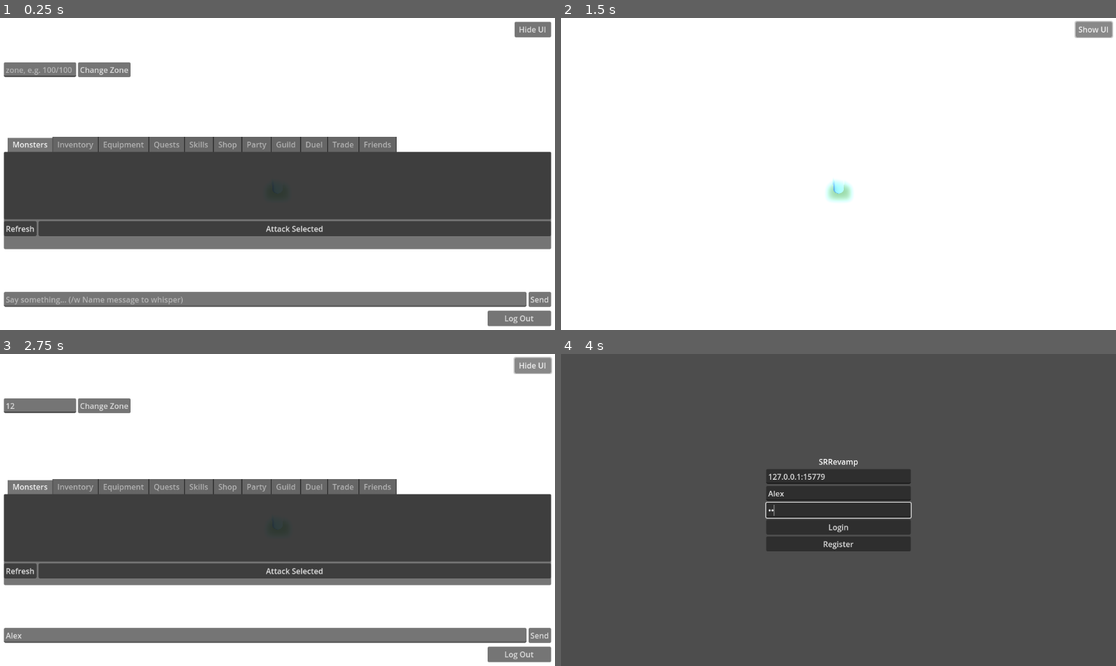
Above: before the commit, frames 1-4 (two rows, left to right).
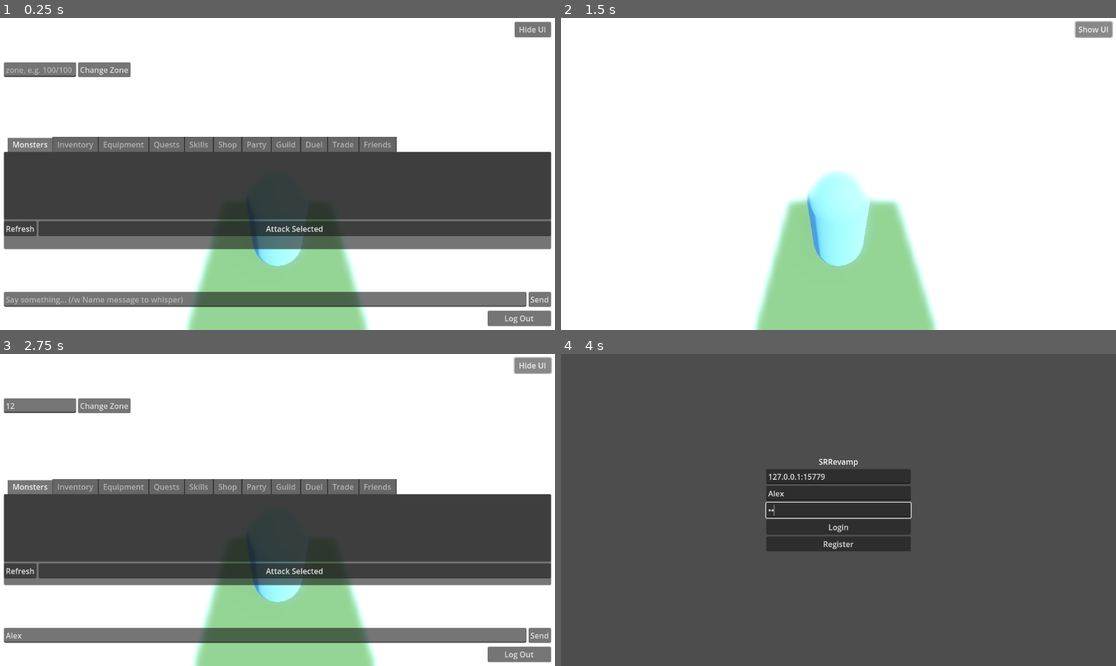
Above: after the commit, the same moments.

Repository: TheOpenSRO/OpenSRO
Game: Godot game, scene res://scenes/World3D.tscn
Same seed, same stepped clock (60 frames per second), same inputs: the game is played once before the commit and once after it. This scene is started directly instead of the project's main scene.
Inputs (mouse positions are in pixels of both pictures, inside the frame that each line leads up to):
- Up to frame 1 (0.25 s): no input
- Up to frame 2 (1.5 s): click (827, 298) at 0.52 s; type "Alex" at 0.6 s; click (599, 71) at 0.75 s; type "12" at 0.83 s; click "Hide UI" at 1.25 s
- Up to frame 3 (2.75 s): click "Show UI" at 2 s
- Up to frame 4 (4 s): click "Log Out" at 2.75 s; click (838, 494) at 3.52 s; type "Alex" at 3.6 s; click (838, 510) at 3.75 s; type "12" at 3.83 s

The runs differ from the first frame. In frame 1, 8.8% of the frame differs, in the area x 33-67%, y 58-100%; in frame 2, 12%, in the area x 34-68%, y 48-100%; in frame 3, 8.3%; in frame 4, nothing differs.

Commit message:
Fix camera-distance regression: calibrate against environment, not player
CAMERA_ZOOM_MIN/MAX/STEP and the scene's default spring_length had
been blanket-rescaled by PLAYER_SCALE_RATIO along with everything
else in the scale fix, which was wrong for this specific case and
produced a real, confirmed regression (a near-orbital view of the
whole Jangan complex at default zoom). Camera distance needs to be
sized relative to the environment (buildings, courtyard extent),
which doesn't scale with the character -- not relative to the
character's own height. Re-picked these directly against real
measured building scale (~44-140 units) instead: MIN/MAX/STEP
60/400/20, default spring_length 180, and reduced the SpringArm's
wall-avoidance margin (23.1 -> 5.0, also oversized for the new range).

Co-Authored-By: Claude Sonnet 5 <noreply@anthropic.com>
Claude-Session: https://claude.ai/code/session_01NNCkRGXaS9HMLcwtdbYUhQ

Diff:
--- a/client/scenes/World3D.tscn
+++ b/client/scenes/World3D.tscn
@@ -62,8 +62,8 @@
 [node name="CameraArm" type="SpringArm3D" parent="Player"]
 position = Vector3(0, 138.7, 0)
 rotation_degrees = Vector3(-42, 0, 0)
-spring_length = 1078.7778
-margin = 23.116667
+spring_length = 180.0
+margin = 5.0
 collision_mask = 1
 
 [node name="Camera3D" type="Camera3D" parent="Player/CameraArm"]
--- a/client/scripts/World3D.gd
+++ b/client/scripts/World3D.gd
@@ -161,9 +161,24 @@
 ## valid range for a top-down-behind view under this corrected convention.
 const CAMERA_PITCH_MIN_DEGREES := -80.0
 const CAMERA_PITCH_MAX_DEGREES := -10.0
-const CAMERA_ZOOM_STEP := 1.0 * PLAYER_SCALE_RATIO
-const CAMERA_ZOOM_MIN := 3.0 * PLAYER_SCALE_RATIO
-const CAMERA_ZOOM_MAX := 25.0 * PLAYER_SCALE_RATIO
+## **Corrected 2026-08-26** (see docs/WORLD_ISSUES.md): these were briefly
+## rescaled by the same PLAYER_SCALE_RATIO as everything else, which was
+## wrong for this specific case and produced a real, confirmed regression
+## (a near-orbital view of the whole real Jangan complex from the default
+## zoom). Camera distance needs to be sized relative to the real
+## *environment* (buildings, courtyard features), which doesn't scale with
+## the character at all -- not relative to the character's own height. At
+## the old broken 1.8-unit character scale, a tiny 14-unit camera distance
+## only ever looked reasonable by coincidence (extreme close-up
+## foreshortening masking the real scale mismatch), not because 14 units
+## was itself a meaningful "close" distance relative to real buildings
+## (~44-140 units tall, measured earlier this session). Picked directly
+## against that real building scale instead: MIN gives a fairly tight
+## behind-the-character shot, MAX still shows a real building or two, not
+## the whole real complex.
+const CAMERA_ZOOM_STEP := 20.0
+const CAMERA_ZOOM_MIN := 60.0
+const CAMERA_ZOOM_MAX := 400.0
 ## How close player must get to a click-to-move target before it's
 ## considered reached and cleared -- without this, the player would
 ## oscillate forever trying to reach an exact point every physics frame.
Not shown, changed: docs/WORLD_ISSUES.md
